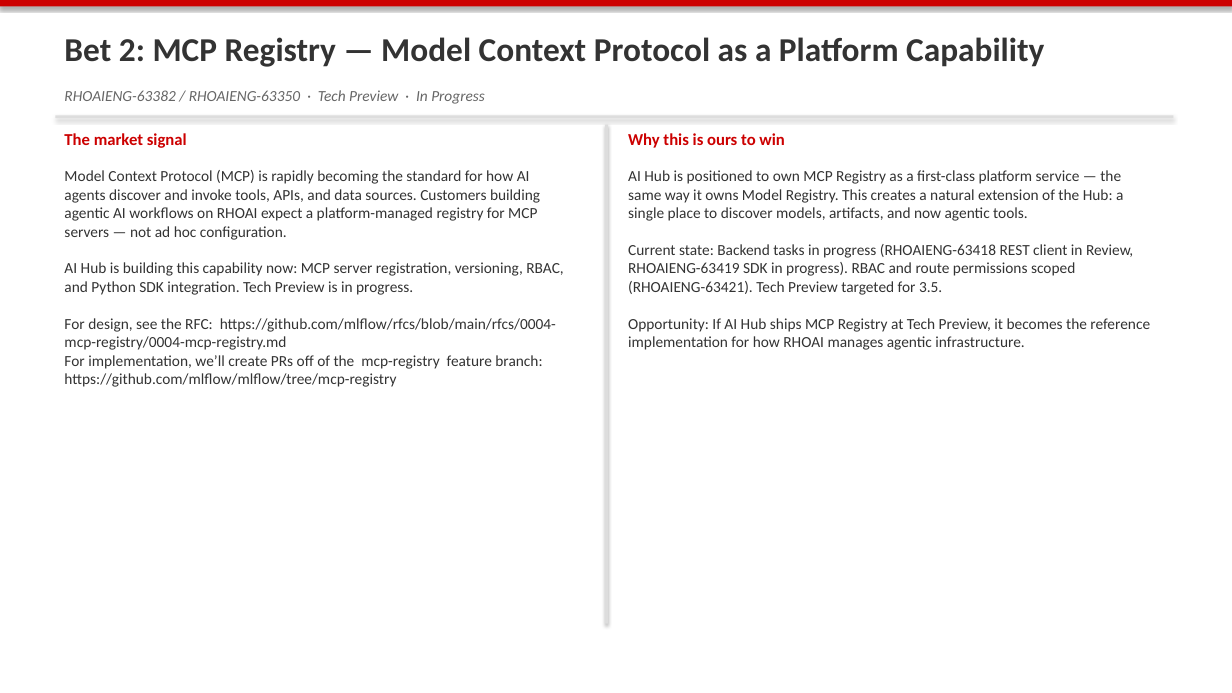
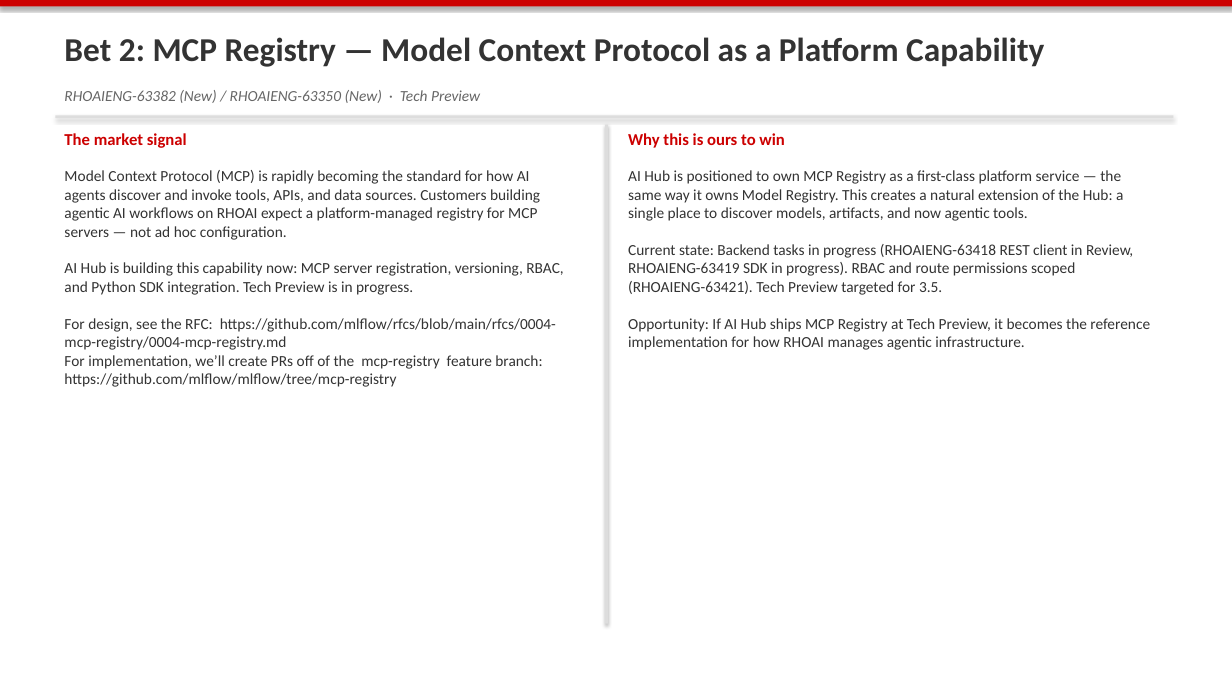
Before and after one commit to jkoehler-redhat/strategy-review, a slide deck: slide 10 of docs/strategy/2026-06-11_ai_hub_strategy_review.pptx. Drawn at 1232x693 pixels with LibreOffice and Linux fonts; fonts in the diff are those of the drawing. Boxes give left, top, right and bottom in pixels: in the first picture for what was removed or moved away, otherwise in the second. Text is boxed around its words. In the diff, an @@ line names an element or a change of style, - is before the commit and + after.

```diff
--- a/docs/strategy/2026-06-11_ai_hub_strategy_review.pptx
+++ b/docs/strategy/2026-06-11_ai_hub_strategy_review.pptx
@@ text at [64,90,480,103]: text changed @@
-RHOAIENG-63382 / RHOAIENG-63350 · Tech Preview · In Progress
+RHOAIENG-63382 (New) / RHOAIENG-63350 (New) · Tech Preview
```
Also in this commit, not shown: 2 other slides changed, 3 other files.
